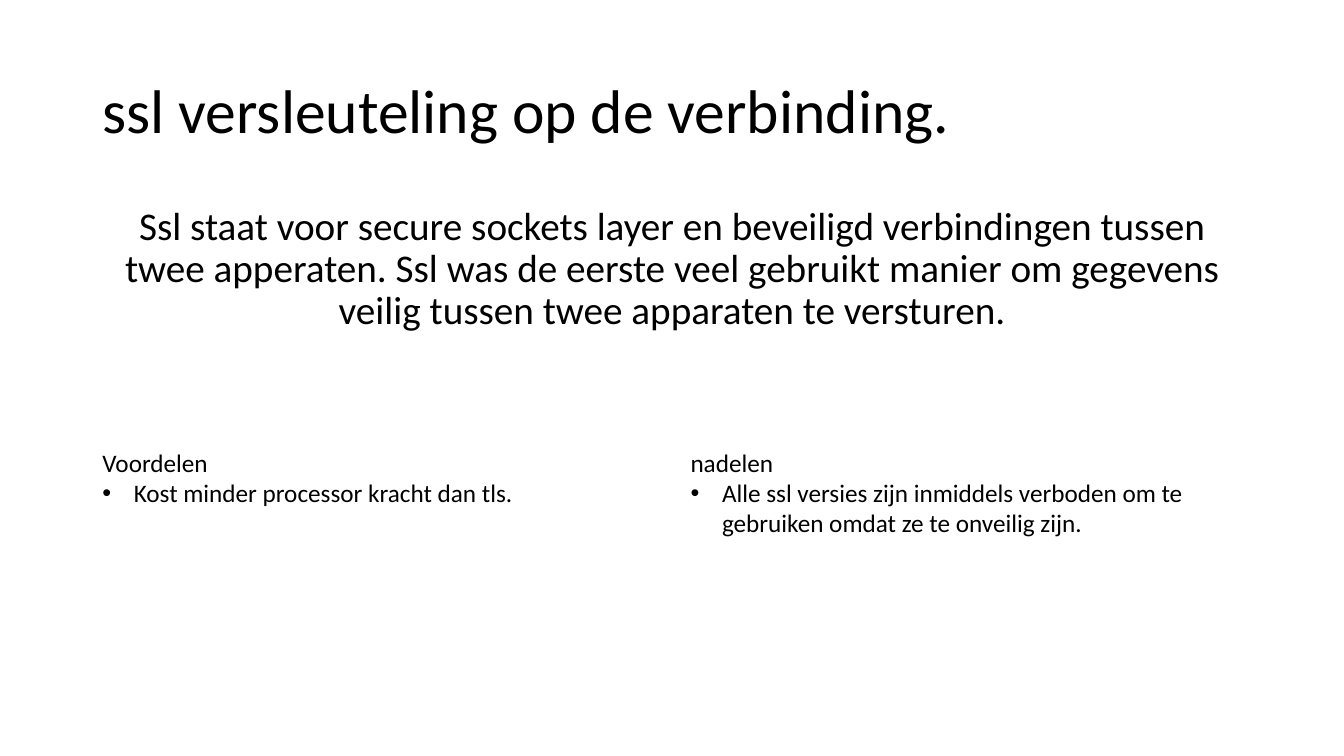
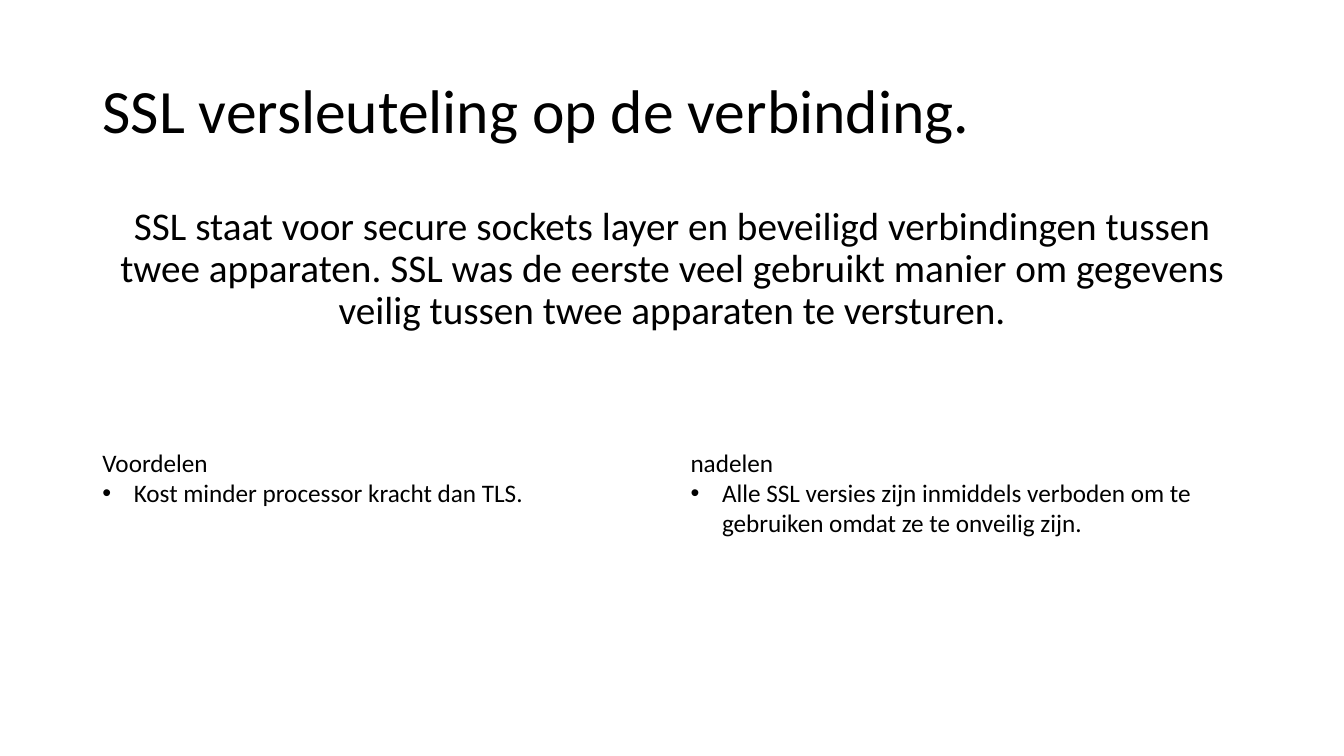
Before and after one commit to boaskalma/project4prive, a slide deck: slide 28 of voorstel centrale bank.pptx. Drawn at 1344x756 pixels with LibreOffice and Linux fonts; fonts in the diff are those of the drawing. Boxes give left, top, right and bottom in pixels: in the first picture for what was removed or moved away, otherwise in the second. Text is boxed around its words. In the diff, an @@ line names an element or a change of style, - is before the commit and + after.

```diff
--- a/voorstel centrale bank.pptx
+++ b/voorstel centrale bank.pptx
@@ title at <box>102,90,969,144</box>: text changed @@
-ssl versleuteling op de verbinding.
+SSL versleuteling op de verbinding.
@@ text at <box>120,212,1224,331</box>: text changed @@
-Ssl staat voor secure sockets layer en beveiligd verbindingen tussen twee apperaten. Ssl was de eerste veel gebruikt manier om gegevens veilig tussen twee apparaten te versturen.
+SSL staat voor secure sockets layer en beveiligd verbindingen tussen twee apparaten. SSL was de eerste veel gebruikt manier om gegevens veilig tussen twee apparaten te versturen.
@@ text at <box>134,484,523,506</box>: text changed @@
-• Kost minder processor kracht dan tls.
+• Kost minder processor kracht dan TLS.
@@ text at <box>722,484,1191,537</box>: text changed @@
-• Alle ssl versies zijn inmiddels verboden om te gebruiken omdat ze te onveilig zijn.
+• Alle SSL versies zijn inmiddels verboden om te gebruiken omdat ze te onveilig zijn.
```
Also in this commit, not shown: 31 other slides changed.
